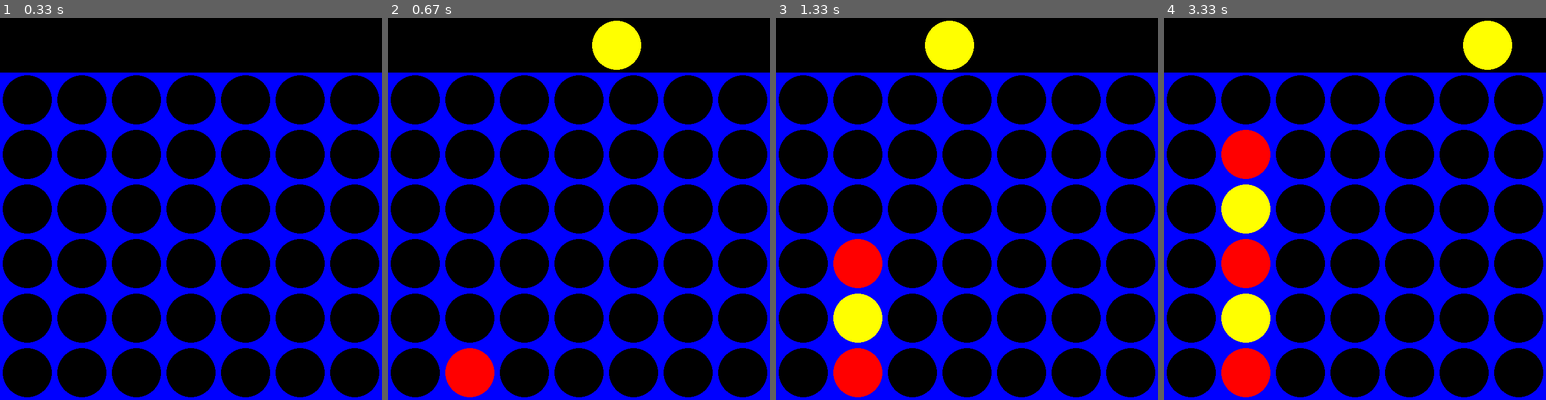
Above: before the commit, frames 1-4 (left to right).
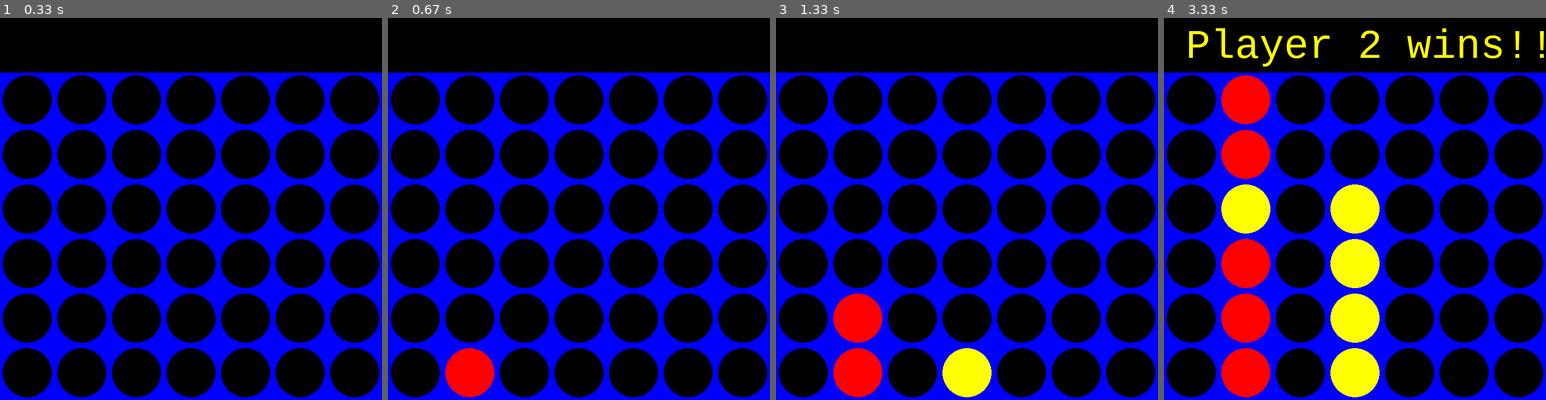
Above: after the commit, the same moments.

Repository: BubbaTLC/Pygame-Connect4
Game: pygame game, started from connect4.py
The game is run twice, just before and just after one commit, with the same random seed, the same clock (stepped at 60 frames per second) and the same inputs.
Inputs (mouse positions are in pixels of both pictures, inside the frame that each line leads up to):
- Up to frame 1 (0.33 s): no input
- Up to frame 2 (0.67 s): press the mouse at (487, 212) at 0.37 s; move the mouse to (552, 251) at 0.47 s; release the mouse at (617, 293) at 0.6 s
- Up to frame 3 (1.33 s): press the mouse at (875, 212) at 0.7 s; move the mouse to (944, 228) at 0.8 s; release the mouse at (1012, 243) at 0.93 s; press the mouse at (875, 212) at 1.07 s; move the mouse to (913, 258) at 1.17 s; release the mouse at (947, 308) at 1.3 s
- Up to frame 4 (3.33 s): press the mouse at (1263, 212) at 1.7 s; move the mouse to (1358, 239) at 1.8 s; release the mouse at (1454, 270) at 1.93 s; press the mouse at (1263, 212) at 2.5 s; move the mouse to (1374, 262) at 2.6 s; release the mouse at (1488, 308) at 2.73 s

Frame 1 is identical in both runs. In frame 2, 1.3% of the frame differs, in the area x 53-67%, y 0-14%; in frame 3, 5.2%; in frame 4, 10%, in the area x 6-100%, y 0-100%.

Commit message:
Simple scoring AI completed. Moving on to Minimax. --BC

Diff:
--- a/connect4.py
+++ b/connect4.py
@@ -2,6 +2,7 @@
 import pygame
 import sys
 import math
+import random
 # pylint: disable=no-member
 
 # * Global Constant Variables * #
@@ -15,11 +16,19 @@
 
 SQUARESIZE = 100
 RADIUS = int(SQUARESIZE/2 - 5)
-
 WIDTH = COL_COUNT * SQUARESIZE
 HEIGHT = (ROW_COUNT + 1) * SQUARESIZE
-
 SIZE = (WIDTH, HEIGHT)
+
+PLAYER = 0
+AI = 1
+
+PLAYER_PIECE = 1
+AI_PIECE = 2
+EMPTY = 0
+
+WINDOW_LENGTH = 4
+
 
 # * Function Definitions * #
 def create_board():
@@ -87,6 +96,95 @@
             if board[r][c] == piece and board[r-1][c+1] == piece and board[r-2][c+2] == piece and board[r-3][c+3] == piece:
                 return True
 
+def evaluate_window(window, piece):
+    """
+    Evaluates the score of next possible move
+    """
+    opp_piece = PLAYER_PIECE
+    if piece == PLAYER_PIECE:
+        opp_piece = AI_PIECE
+
+    score = 0
+    if window.count(piece) == 4:
+        score += 100
+    elif window.count(piece) == 3 and window.count(EMPTY) == 1:
+        score += 10
+    elif window.count(piece) == 2 and window.count(EMPTY) == 2:
+        score += 5
+
+    if window.count(opp_piece) == 3 and window.count(EMPTY) == 1:
+        score -= 80
+
+    return score
+
+def score_positions(board, piece):
+    """
+    Evaluates the score for multiple positions
+    """
+    score = 0
+
+    # Score Center
+    centerArray = [int(i) for i in list(board[:, COL_COUNT//2])]
+    centerCount = centerArray.count(piece)
+    score += centerCount * 6
+
+    # Score Horizontal #
+    for r in range(ROW_COUNT):
+        rowArray = [int(i) for i in list(board[r,:])]
+        for c in range(COL_COUNT-3):
+            window = rowArray[c:c+WINDOW_LENGTH]
+            score += evaluate_window(window, piece)
+
+    #  Score Vertical #
+    for c in range(COL_COUNT):
+        colArray = [int(i) for i in list(board[:,c])]
+        for r in range(ROW_COUNT-3):
+            window = colArray[r:r+WINDOW_LENGTH]
+            score += evaluate_window(window, piece)
+
+    # Score Positive Diagonal
+    for r in range(ROW_COUNT-3):
+        for c in range(COL_COUNT-3):
+            window = [board[r+i][c+i] for i in range(WINDOW_LENGTH)]
+            score += evaluate_window(window, piece)
+
+    # Score Negative Diagonal
+    for r in range(ROW_COUNT-3):
+        for c in range(COL_COUNT-3):
+            window = [board[r+3-i][c+i] for i in range(WINDOW_LENGTH)]
+            score += evaluate_window(window, piece)
+
+    return score
+
+def get_valid_locations(board):
+    """
+    Returns all possible columns that can be played.
+    """
+    validLocations = []
+    for col in range(COL_COUNT):
+        if is_valid_location(board, col):
+            validLocations.append(col)
+    return validLocations
+
+def pick_best_move(board, piece):
+    """
+    Picks the best move possible
+    """
+    validLocations = get_valid_locations(board)
+    bestScore = -10000
+    bestCol = random.choice(validLocations)
+    for col in validLocations:
+        row = get_next_open_row(board, col)
+        tempBoard = board.copy()
+        drop_piece(tempBoard, row, col, piece)
+        score = score_positions(tempBoard, piece)
+        if score > bestScore:
+            bestScore = score
+            bestCol = col
+
+    return bestCol
+
+
 
 def draw_board(board):
     """
@@ -98,9 +196,9 @@
             pygame.draw.circle(screen, BLACK, (int(c*SQUARESIZE + SQUARESIZE/2), int(r * SQUARESIZE+SQUARESIZE+SQUARESIZE/2)), RADIUS)
     for c in range(COL_COUNT):
         for r in range(ROW_COUNT):
-            if board[r][c] == 1:
+            if board[r][c] == PLAYER_PIECE:
                 pygame.draw.circle(screen, RED, (int(c*SQUARESIZE + SQUARESIZE/2), HEIGHT-int(r * SQUARESIZE+SQUARESIZE/2)), RADIUS)
-            elif board[r][c] == 2:
+            elif board[r][c] == AI_PIECE:
                 pygame.draw.circle(screen, YELLOW, (int(c*SQUARESIZE + SQUARESIZE/2), HEIGHT-int(r * SQUARESIZE+SQUARESIZE/2)), RADIUS)
     pygame.display.update()
 
@@ -110,7 +208,7 @@
     board = create_board()
     print_board(board)
     gameOver = False
-    turn = 0
+    turn = random.randint(PLAYER, AI)
 
     # * Initialize Graphics * #
     pygame.init()
@@ -129,49 +227,52 @@
             if event.type == pygame.MOUSEMOTION:
                 pygame.draw.rect(screen, BLACK, (0,0, WIDTH, SQUARESIZE))
                 posX = event.pos[0]
-                if turn == 0:
+                if turn == PLAYER:
                     pygame.draw.circle(screen, RED, (posX, int(SQUARESIZE/2)), RADIUS)
-                else:
-                    pygame.draw.circle(screen, YELLOW, (posX, int(SQUARESIZE/2)), RADIUS)
                 pygame.display.update()
 
             # Place down piece
             if event.type == pygame.MOUSEBUTTONDOWN:
                 pygame.draw.rect(screen, BLACK, (0,0, WIDTH, SQUARESIZE))
                 # Ask for player 1 input
-                if turn == 0:
+                if turn == PLAYER:
                     posX = event.pos[0]
                     col = int(math.floor(posX/SQUARESIZE))
 
                     if is_valid_location(board, col):
                         row = get_next_open_row(board, col)
-                        drop_piece(board, row, col, 1)
-
-                        if winning_move(board, 1):
+                        drop_piece(board, row, col, PLAYER_PIECE)
+
+                        if winning_move(board, PLAYER_PIECE):
                             label = myFont.render("Player 1 wins!!", 1, RED)
                             screen.blit(label, (40, 10))
                             print_board(board)
                             gameOver = True
 
-                # ask for player 2 input
-                else:
-                    posX = event.pos[0]
-                    col = int(math.floor(posX/SQUARESIZE))
-
-                    if is_valid_location(board, col):
-                        row = get_next_open_row(board, col)
-                        drop_piece(board, row, col, 2)
-
-                        if winning_move(board, 2):
-                            label = myFont.render("Player 2 wins!!", 1, YELLOW)
-                            screen.blit(label, (40, 10))
-                            print_board(board)
-                            gameOver = True
+                        turn = (turn + 1) % 2
+                        print_board(board)
+                        draw_board(board)
+
+        # AI turn
+        if turn == AI and not gameOver:
+            # col = random.randint(0, COL_COUNT-1)
+            col = pick_best_move(board, AI_PIECE)
+
+            if is_valid_location(board, col):
+                pygame.time.wait(500)
+                row = get_next_open_row(board, col)
+                drop_piece(board, row, col, AI_PIECE)
+
+                if winning_move(board, AI_PIECE):
+                    label = myFont.render("Player 2 wins!!", 1, YELLOW)
+                    screen.blit(label, (40, 10))
+                    print_board(board)
+                    gameOver = True
 
                 print_board(board)
                 draw_board(board)
 
-                turn = (turn + 1) % 2
-
-                if gameOver:
-                    pygame.time.wait(3000)
+            turn = (turn + 1) % 2
+
+        if gameOver:
+            pygame.time.wait(3000)
